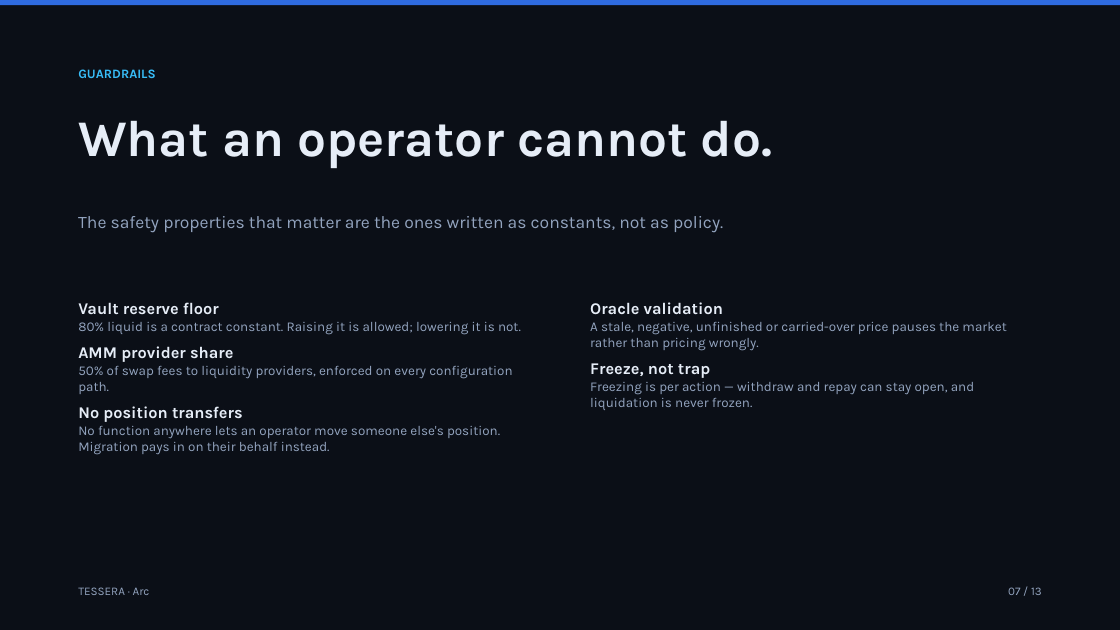
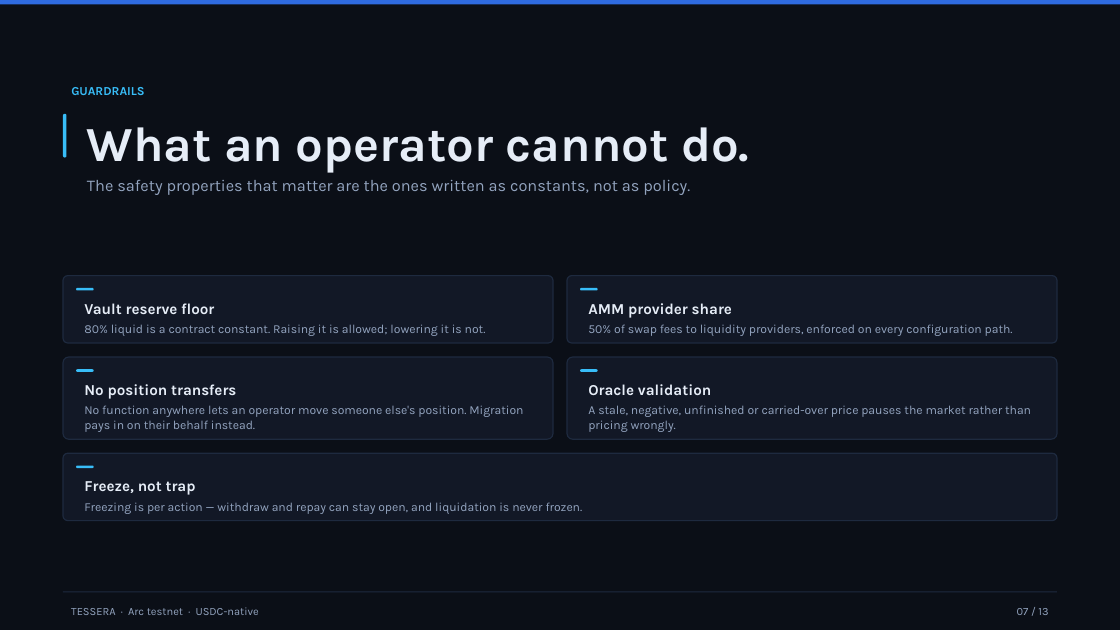
Before and after one commit to rgdtnhat/arc, a slide deck: slide 7 of docs/deck.pptx. Drawn at 1120x630 pixels with LibreOffice and Linux fonts; fonts in the diff are those of the drawing. Boxes give left, top, right and bottom in pixels: in the first picture for what was removed or moved away, otherwise in the second. Text is boxed around its words. In the diff, an @@ line names an element or a change of style, - is before the commit and + after.

```diff
--- a/docs/deck.pptx
+++ b/docs/deck.pptx
@@ text "GUARDRAILS": place and size @@
-text "GUARDRAILS" at <box>78,69,155,78</box>
+text "GUARDRAILS" at <box>71,87,144,95</box>
@@ text "GUARDRAILS" at <box>71,87,144,95</box>: size 11 to 10.5 pt @@
@@ rounded rectangle added at <box>63,113,66,157</box>, fill #38BDF8 @@
@@ text "What an operator cannot do.": place and size @@
-text "What an operator cannot do." at <box>78,120,773,168</box>
+text "What an operator cannot do." at <box>87,127,749,173</box>
@@ text "What an operator cannot do." at <box>87,127,749,173</box>: size 44 to 42 pt @@
@@ text "The safety properties that matter ...": place and size @@
-text "The safety properties that matter ..." at <box>78,216,723,233</box>
+text "The safety properties that matter ..." at <box>87,180,690,195</box>
@@ text "The safety properties that matter ..." at <box>87,180,690,195</box>: size 15 to 14 pt @@
@@ rounded rectangle added at <box>63,276,553,343</box>, fill #121826, outline #1E2A3F 1 pt @@
@@ rounded rectangle added at <box>76,288,94,291</box>, fill #38BDF8 @@
@@ rounded rectangle added at <box>567,276,1057,343</box>, fill #121826, outline #1E2A3F 1 pt @@
@@ rounded rectangle added at <box>581,288,598,291</box>, fill #38BDF8 @@
@@ text at <box>78,302,521,394</box>: paragraphs removed @@
-Vault reserve floor
-80% liquid is a contract constant. Raising it is allowed; lowering it is not.
-AMM provider share
-50% of swap fees to liquidity providers, enforced on every configuration path.
@@ text added at <box>84,303,486,336</box>, 10.5 pt, text #93A4BF @@
+Vault reserve floor
+80% liquid is a contract constant. Raising it is allowed; lowering it is not.
@@ text added at <box>588,303,1013,336</box>, 10.5 pt, text #93A4BF @@
+AMM provider share
+50% of swap fees to liquidity providers, enforced on every configuration path.
@@ rounded rectangle added at <box>63,357,553,439</box>, fill #121826, outline #1E2A3F 1 pt @@
@@ rounded rectangle added at <box>567,357,1057,439</box>, fill #121826, outline #1E2A3F 1 pt @@
@@ text "No position transfers": place and size @@
-text "No position transfers" at <box>78,302,521,454</box>
+text "No position transfers" at <box>84,384,523,432</box>
@@ text "No position transfers" at <box>84,384,523,432</box>: size 14 to 13 pt in "No position transfers"; size 11.5 to 10.5 pt in "No function anywhere lets an operator move ..."; less space between paragraphs; more space between paragraphs @@
@@ rounded rectangle added at <box>76,370,94,372</box>, fill #38BDF8 @@
@@ text "Oracle validation": place and size @@
-text "Oracle validation" at <box>590,302,1006,410</box>
+text "Oracle validation" at <box>588,384,1031,432</box>
@@ text "Oracle validation" at <box>588,384,1031,432</box>: size 14 to 13 pt in "Oracle validation"; size 11.5 to 10.5 pt in "A stale, negative, unfinished or carried-over price ..."; more space between paragraphs @@
@@ rounded rectangle added at <box>581,370,598,372</box>, fill #38BDF8 @@
@@ text at <box>590,363,974,410</box>: paragraphs removed @@
-Freeze, not trap
-Freezing is per action — withdraw and repay can stay open, and liquidation is never frozen.
@@ rounded rectangle added at <box>63,454,1057,521</box>, fill #121826, outline #1E2A3F 1 pt @@
@@ rounded rectangle added at <box>76,465,94,468</box>, fill #38BDF8 @@
@@ text added at <box>84,481,583,514</box>, 10.5 pt, text #93A4BF @@
+Freeze, not trap
+Freezing is per action — withdraw and repay can stay open, and liquidation is never frozen.
@@ rectangle added at <box>63,592,1057,592</box>, fill #1E2A3F @@
@@ text at <box>71,607,259,615</box>: text changed; size 10 to 9.5 pt @@
-TESSERA · Arc
+TESSERA · Arc testnet · USDC-native
@@ text "07 / 13": place and size @@
-text "07 / 13" at <box>1008,587,1042,595</box>
+text "07 / 13" at <box>1017,608,1048,615</box>
@@ text "07 / 13" at <box>1017,608,1048,615</box>: size 10 to 9.5 pt @@
```
Also in this commit, not shown: 12 other slides changed, 2 other files.
